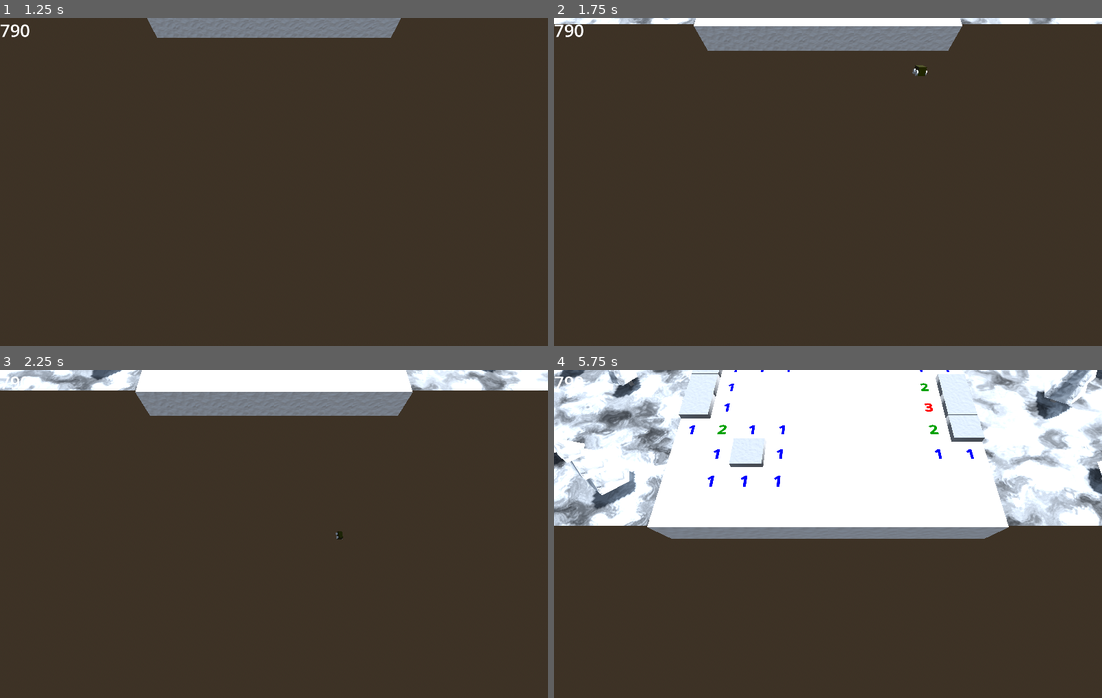
Above: before the commit, frames 1-4 (two rows, left to right).
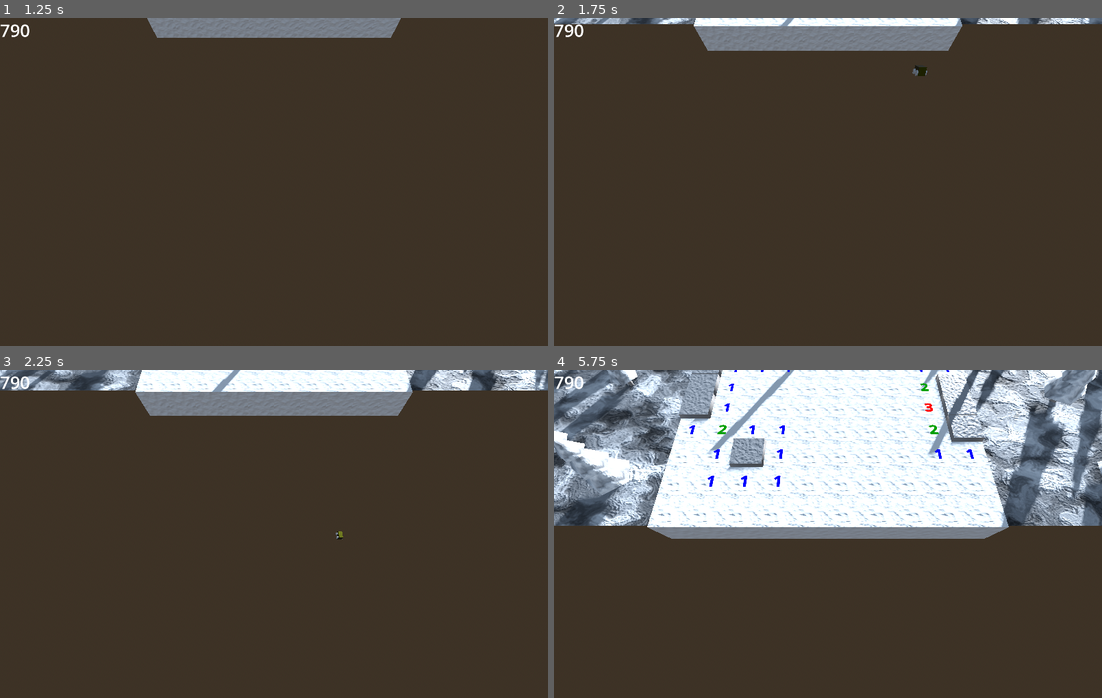
Above: after the commit, the same moments.

Repository: Blubtastic/minesweeper_2
Game: Godot game, scene res://Main.tscn
Same seed, same stepped clock (60 frames per second), same inputs: the game is played once before the commit and once after it.
Inputs:
- Up to frame 1 (1.25 s): tap Enter (ui_accept) at 0.5, 0.77 s; hold Right (ui_right) from 0.53 s (still down)
- Up to frame 2 (1.75 s): release Right (ui_right) at 1.28 s; hold Down (ui_down) from 1.28 s (still down); tap Enter (ui_accept) at 1.52 s
- Up to frame 3 (2.25 s): release Down (ui_down) at 2.03 s; hold Right (ui_right) from 2.03 s (still down)
- Up to frame 4 (5.75 s): release Right (ui_right) at 2.78 s; hold Up (ui_up) 2.78-3.53 s; tap Enter (ui_accept) at 3.02, 3.77, 4.52 s; hold Left (ui_left) 3.53-5.03 s; hold Down (ui_down) from 5.03 s (still down)

Frame 1 is identical in both runs. In frame 2, 1.1% of the frame differs, in the area x 0-100%, y 0-18%; in frame 3, 3.2%; in frame 4, 24%, in the area x 0-100%, y 0-48%.

Commit message:
feat: snow and ice-like materials

Diff:
--- a/Main.tscn
+++ b/Main.tscn
@@ -26,8 +26,8 @@
 [node name="Player" parent="." instance=ExtResource("1_mwkh8")]
 transform = Transform3D(1, 0, 0, 0, 1, 0, 0, 0, 1, 0, 3.65122, -10.7966)
 
-[node name="DirectionalLight3D" type="DirectionalLight3D" parent="."]
-transform = Transform3D(-0.866023, -0.433016, 0.250001, 0, 0.499998, 0.866027, -0.500003, 0.749999, -0.43301, 0, 0, 0)
+[node name="DirectionalLight3D2" type="DirectionalLight3D" parent="."]
+transform = Transform3D(-0.866025, 0.0322662, 0.498958, 0.142175, 0.972614, 0.183873, -0.47936, 0.230178, -0.846895, 0, 0, 0)
 shadow_enabled = true
 
 [node name="WorldEnvironment" type="WorldEnvironment" parent="."]
--- a/shared/cube/Cube.tscn
+++ b/shared/cube/Cube.tscn
@@ -27,6 +27,7 @@
 
 [sub_resource type="StandardMaterial3D" id="StandardMaterial3D_xq44k"]
 albedo_color = Color(0.475927, 0.475928, 0.475927, 1)
+roughness = 0.33
 emission = Color(1, 1, 1, 1)
 emission_energy_multiplier = 0.77
 normal_enabled = true
@@ -40,6 +41,7 @@
 bottom_radius = 0.707
 height = 1.5
 radial_segments = 4
+cap_bottom = false
 
 [sub_resource type="BoxShape3D" id="BoxShape3D_aokb8"]
 
@@ -103,6 +105,8 @@
 [sub_resource type="StandardMaterial3D" id="StandardMaterial3D_vd21r"]
 transparency = 1
 vertex_color_use_as_albedo = true
+metallic = 1.0
+roughness = 0.5
 emission = Color(0, 1, 0, 1)
 normal_texture = SubResource("NoiseTexture2D_rorg8")
 
